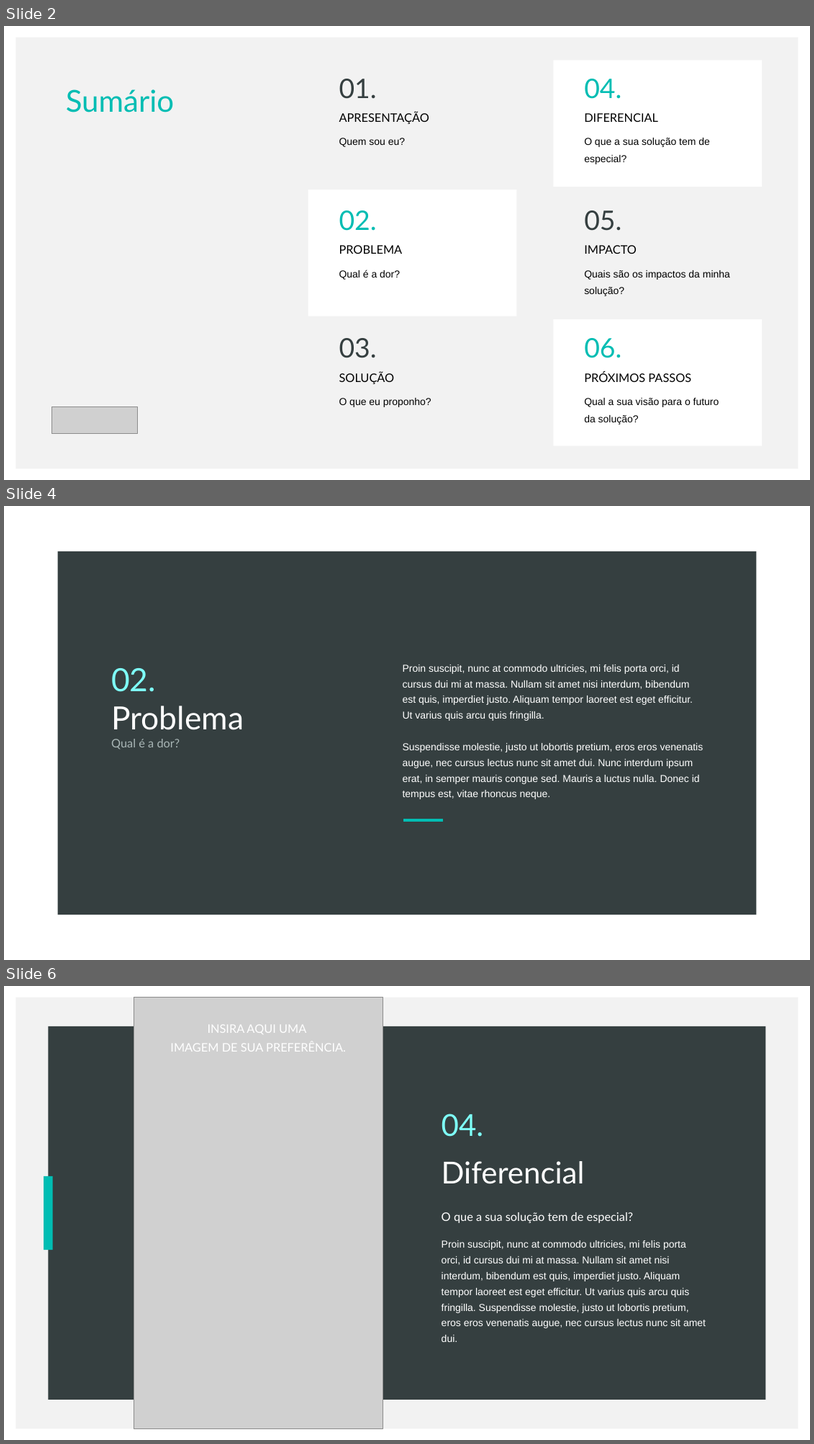
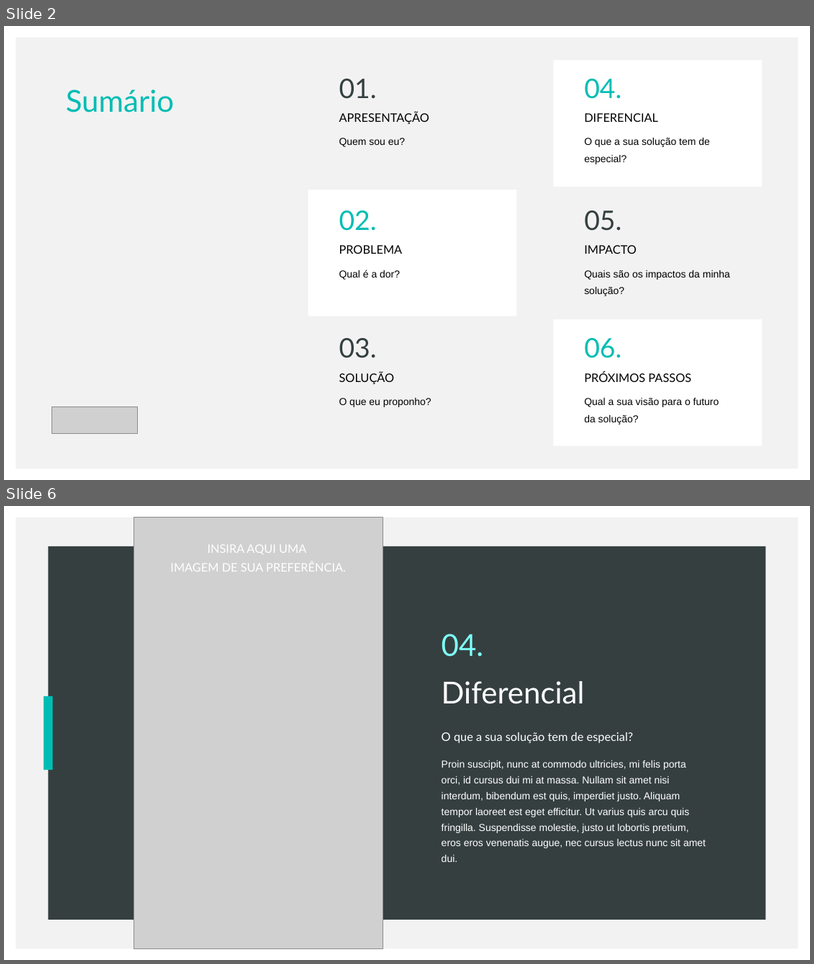
Before and after one commit to saduts/webaso, a slide deck: document/Template - Pitch.pptx. Shown one above the other, each under a label of ours: slides 2, 4 and 6 before the commit, slides 2 and 6 after it; the slides between them are not shown. The pictures are 814x1444 and 814x964 pixels, drawn with LibreOffice and Linux fonts; fonts in the diff are those of the drawing; grey boxes stand for pictures. Boxes give left, top, right and bottom in pixels: in the first picture for what was removed or moved away, otherwise in the second. Text is boxed around its words. In the diff, an @@ line names an element or a change of style, - is before the commit and + after.

```diff
--- a/document/Template - Pitch.pptx
+++ b/document/Template - Pitch.pptx
@@ slide 4 removed at (4, 506, 810, 960), background #FFFFFF @@
@@ rectangle removed at (58, 551, 757, 914) @@
@@ text removed at (111, 668, 244, 749) @@
-02.
-Problema
-Qual é a dor?
@@ text removed at (403, 664, 704, 799) @@
-Proin suscipit, nunc at commodo ultricies, mi felis porta orci, id
-cursus dui mi at massa. Nullam sit amet nisi interdum, bibendum
-est quis, imperdiet justo. Aliquam tempor laoreet est eget efficitur.
-Ut varius quis arcu quis fringilla.
-Suspendisse molestie, justo ut lobortis pretium, eros eros venenatis
-augue, nec cursus lectus nunc sit amet dui. Nunc interdum ipsum
-erat, in semper mauris congue sed. Mauris a luctus nulla. Donec id
-tempus est, vitae rhoncus neque.
@@ line removed from (404, 820) to (443, 820) @@
```
Also in this commit, not shown: 1 slide changed, 3 slides added, 2 other slides removed, 1 other file.
